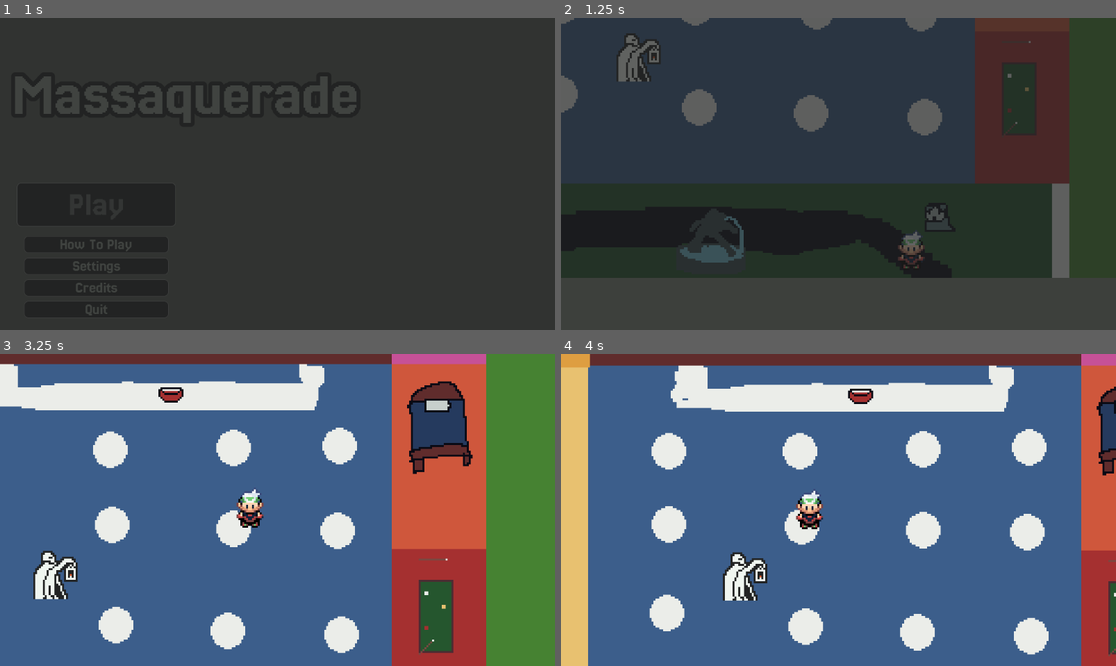
Above: before the commit, frames 1-4 (two rows, left to right).
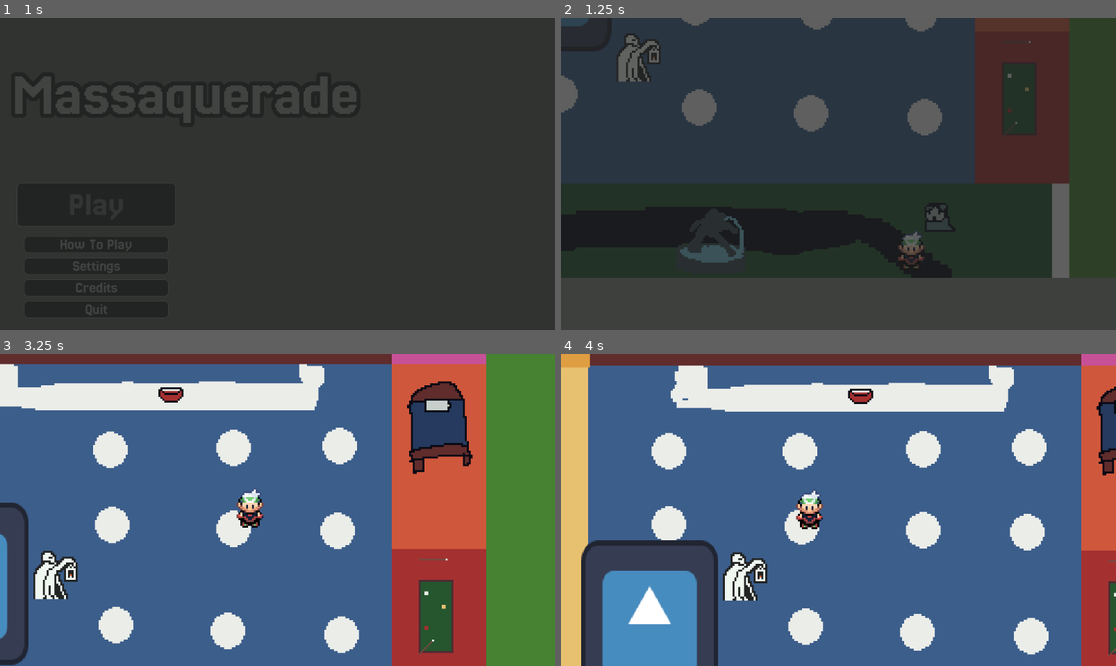
Above: after the commit, the same moments.

Repository: Rat-Haven-Studios/melon-jam-2025
Game: Godot game, scene res://1-main/Main.tscn
The game is run twice, just before and just after one commit, with the same random seed, the same clock (stepped at 60 frames per second) and the same inputs. The engine's default icon, where the game draws it, is replaced by a stand-in: a white triangle on a blue panel in a dark square. Sound files missing from this copy of the repository are replaced by a short silence.
Inputs (mouse positions are in pixels of both pictures, inside the frame that each line leads up to):
- Up to frame 1 (1 s): click "Play" at 0.5 s
- Up to frame 2 (1.25 s): no input
- Up to frame 3 (3.25 s): move the mouse to (249, 572) at 1.27 s; hold Z (interact) 1.28-2.03 s; hold W (up) 1.28-2.78 s; click (249, 572) at 1.42 s; move the mouse to (444, 556) at 2.02 s; tap Space (alternate) at 2.1 s; tap Z (interact) at 2.3 s; move the mouse to (111, 463) at 2.77 s; hold A (left) from 2.78 s (still down); hold Z (interact) from 2.78 s (still down)
- Up to frame 4 (4 s): keep holding A (left); move the mouse to (866, 510) at 3.52 s; release Z (interact) at 3.53 s; tap Z (interact) at 3.6 s; click (866, 510) at 3.67 s

Frame 1 is identical in both runs. In frame 2, 0.2% of the frame differs, in the area x 0-10%, y 0-11%; in frame 3, 2.6%; in frame 4, 9.6%, in the area x 3-29%, y 59-100%.

Commit message:
Fixed Dialogue

Diff:
--- a/2-globals/dialogue-ui/dialogueui.gd
+++ b/2-globals/dialogue-ui/dialogueui.gd
@@ -55,20 +55,8 @@
 		if Input.is_action_pressed("alternate"):
 			char_timer = 0
 
-
-	var timer = get_tree().create_timer(2.0)
-	timer.timeout.connect(flagOut)
-
-	if Input.is_action_just_pressed("interact"):
-		flag = true
-
-	while not flag:
+	while not Input.is_action_just_pressed("interact"):
 		await get_tree().process_frame
-
-	text_displayed.emit()
-
-func flagOut():
-	flag = true
 
 func present_choices(choices: Array, npc: NPC) -> Dictionary:
 	# Clear any existing buttons first
--- a/4-objects/2-level/FIRST_LEVEL.tscn
+++ b/4-objects/2-level/FIRST_LEVEL.tscn
@@ -1,8 +1,9 @@
-[gd_scene load_steps=6 format=3 uid="uid://btyikl70k86w6"]
+[gd_scene load_steps=7 format=3 uid="uid://btyikl70k86w6"]
 
 [ext_resource type="Texture2D" uid="uid://dtv0iqfxnymma" path="res://0-assets/sprites/world/Quick Blueprint.png" id="1_4jqpd"]
-[ext_resource type="Script" uid="uid://c2vmdfsx83oa8" path="res://4-objects/2-level/first_level.gd" id="1_jry3e"]
+[ext_resource type="Script" path="res://4-objects/2-level/first_level.gd" id="1_jry3e"]
 [ext_resource type="Script" uid="uid://ko5yay6dida1" path="res://4-objects/2-level/camera_2d.gd" id="2_wl7ar"]
+[ext_resource type="PackedScene" uid="uid://bh6ui0y41adib" path="res://4-objects/justaguy.tscn" id="3_4qvpp"]
 [ext_resource type="PackedScene" uid="uid://ess0lyyqlkgy" path="res://4-objects/0-character/Character.tscn" id="3_qj1of"]
 [ext_resource type="PackedScene" uid="uid://cqookot7nrslv" path="res://4-objects/1-npc/bandit-king/BanditKing.tscn" id="4_07xkt"]
 
@@ -12,6 +13,10 @@
 [node name="Sprite2D" type="Sprite2D" parent="."]
 position = Vector2(256, 256)
 texture = ExtResource("1_4jqpd")
+
+[node name="Justaguy" parent="." instance=ExtResource("3_4qvpp")]
+position = Vector2(176, 348)
+scale = Vector2(-0.55427706, 0.6577298)
 
 [node name="Camera2D" type="Camera2D" parent="."]
 position = Vector2(259, 383)
--- /dev/null
+++ b/4-objects/justaguy.gd
@@ -0,0 +1,5 @@
+extends CharacterBody2D
+
+func _process(_delta):
+	self.velocity = Vector2(0, 1).normalized() * 25
+	move_and_slide()
--- /dev/null
+++ b/4-objects/justaguy.tscn
@@ -0,0 +1,15 @@
+[gd_scene load_steps=4 format=3 uid="uid://bh6ui0y41adib"]
+
+[ext_resource type="Script" uid="uid://vdyvvygu18la" path="res://4-objects/justaguy.gd" id="1_xkp2d"]
+[ext_resource type="Texture2D" uid="uid://narp8ghcrk3f" path="res://0-assets/sprites/icon.svg" id="2_g55gx"]
+
+[sub_resource type="CircleShape2D" id="CircleShape2D_xkp2d"]
+
+[node name="Justaguy" type="CharacterBody2D"]
+script = ExtResource("1_xkp2d")
+
+[node name="CollisionShape2D" type="CollisionShape2D" parent="."]
+shape = SubResource("CircleShape2D_xkp2d")
+
+[node name="Sprite2D" type="Sprite2D" parent="CollisionShape2D"]
+texture = ExtResource("2_g55gx")
Not shown, added: 4-objects/justaguy.gd.uid
